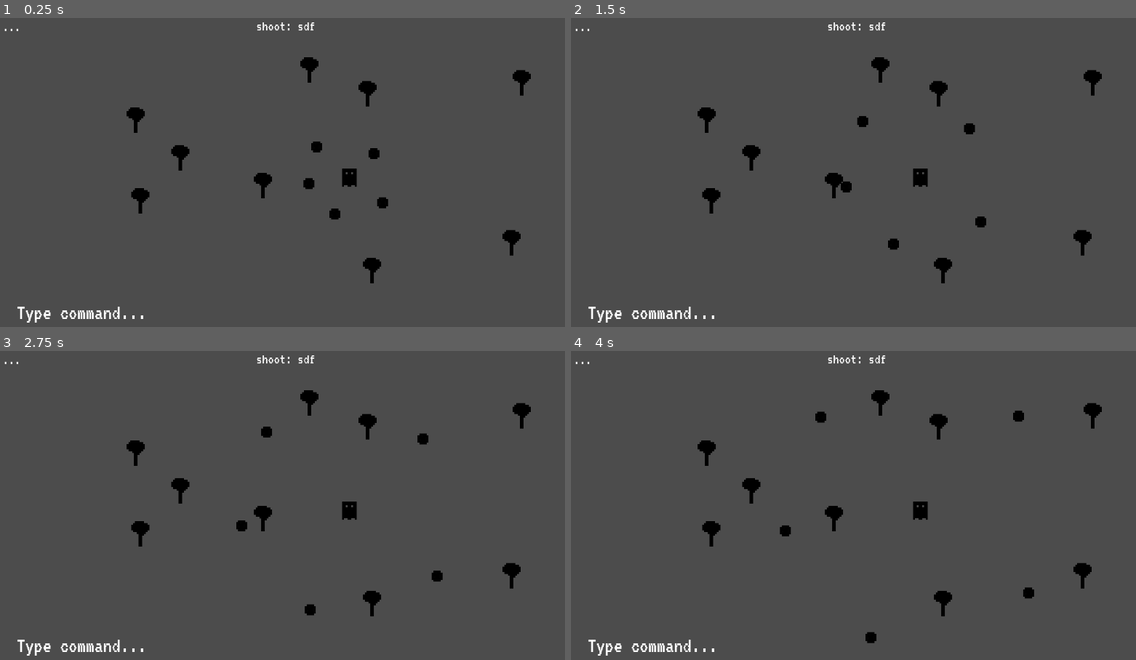
Above: before the commit, frames 1-4 (two rows, left to right).
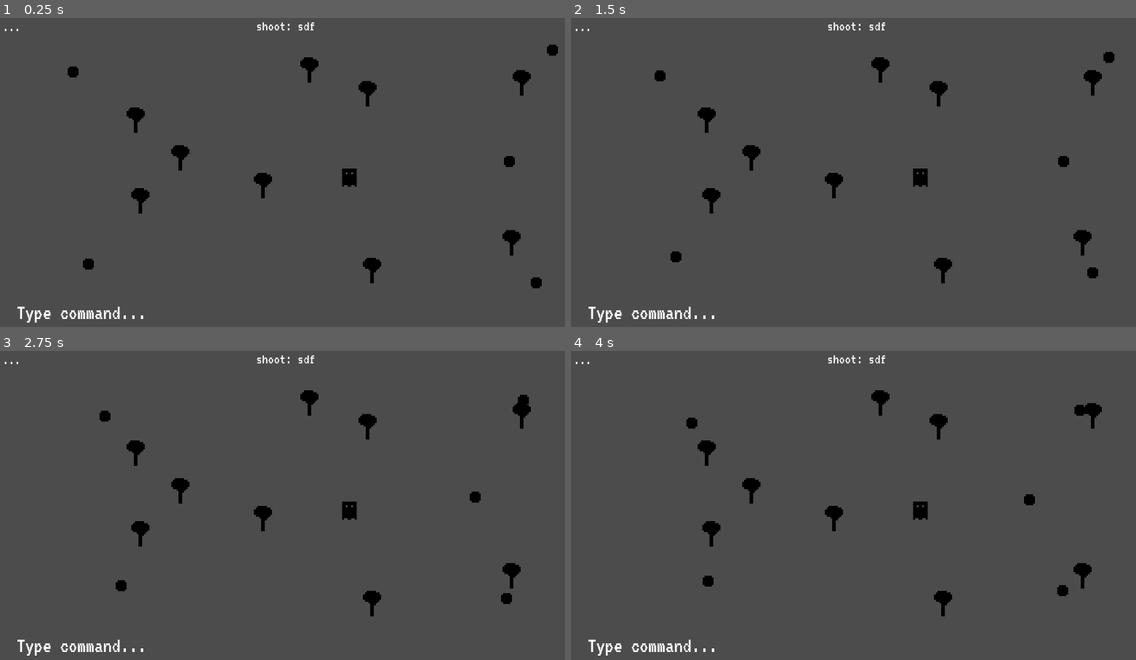
Above: after the commit, the same moments.

Repository: Anudin/LD41
Game: Godot game, scene res://Main.tscn
The game is run twice, just before and just after one commit, with the same random seed, the same clock (stepped at 60 frames per second) and the same inputs.
Inputs:
- Up to frame 1 (0.25 s): no input
- Up to frame 2 (1.5 s): tap Enter at 0.5, 0.6 s; tap Space at 0.77 s; tap Backspace at 1.35 s
- Up to frame 3 (2.75 s): tap Space at 1.52 s; tap Delete at 2.1 s
- Up to frame 4 (4 s): tap Enter at 2.85 s; tap Space at 3.02, 3.77 s; tap Backspace at 3.6 s

The runs differ from the first frame. In frame 1, 0.6% of the frame differs, in the area x 11-99%, y 8-88%; in frame 2, 0.6%, in the area x 14-97%, y 11-85%; in frame 3, 0.6%; in frame 4, 0.6%.

Commit message:
Refactor AI behaviour + add attack

Diff:
--- a/AI/AI.gd
+++ b/AI/AI.gd
@@ -7,33 +7,13 @@
 # TODO: dodge walls
 # TODO (maybe): relaxed state + random walk.
 
-onready var Player = $"/root/Main/Player"
-
-var last_position = Vector2(0,0)
-var speed = 60
-
 func _ready():
 	# Called every time the node is added to the scene.
 	# Initialization here
 	pass
 
 func _process(delta):
-	var angle_to_player = rad2deg(get_angle_to(Player.position))
-	var attraction_modifier = -1
-
-	if position.distance_to(Player.position) > 300:
-		attraction_modifier = 1
-
-	position += (Player.position - position).normalized() * speed * delta * attraction_modifier
-
-#	if angle_to_player >= -45 and angle_to_player <= 45:
-#		position.x -= speed * delta * attraction_modifier
-#	if angle_to_player >= 135 or angle_to_player <= -135:
-#		position.x += speed * delta * attraction_modifier
-#	if angle_to_player >= 45 and angle_to_player <= 135:
-#		position.y -= speed * delta * attraction_modifier
-#	if angle_to_player <= -45 and angle_to_player >= -135:
-#		position.y += speed * delta * attraction_modifier
+	pass
 
 func _on_screen_collision():
 	pass
--- a/AI/AI.tscn
+++ b/AI/AI.tscn
@@ -1,8 +1,9 @@
-[gd_scene load_steps=6 format=2]
+[gd_scene load_steps=7 format=2]
 
 [ext_resource path="res://AI/ai.png" type="Texture" id=1]
 [ext_resource path="res://AI/AI.gd" type="Script" id=2]
 [ext_resource path="res://Components/RestrictToScreen.tscn" type="PackedScene" id=3]
+[ext_resource path="res://AI/AttackPlayer.tscn" type="PackedScene" id=4]
 
 [sub_resource type="RectangleShape2D" id=1]
 
@@ -39,8 +40,11 @@
 
 extend = Vector2( 12, 12 )
 
-[node name="Area2D" type="Area2D" parent="." index="1"]
+[node name="AttackPlayer" parent="." index="1" instance=ExtResource( 4 )]
 
+[node name="Area2D" type="Area2D" parent="." index="2"]
+
+editor/display_folded = true
 input_pickable = true
 gravity_vec = Vector2( 0, 1 )
 gravity = 98.0
@@ -53,7 +57,7 @@
 
 shape = SubResource( 1 )
 
-[node name="AnimationPlayer" type="AnimationPlayer" parent="." index="2"]
+[node name="AnimationPlayer" type="AnimationPlayer" parent="." index="3"]
 
 root_node = NodePath("..")
 autoplay = "wobble"
--- /dev/null
+++ b/AI/AttackPlayer.gd
@@ -0,0 +1,17 @@
+extends Node
+
+onready var Parent = get_parent()
+onready var Player = $"/root/Main/Player"
+
+var last_position = Vector2(0,0)
+var speed = 30
+
+func _ready():
+	# Called every time the node is added to the scene.
+	# Initialization here
+	pass
+
+func _process(delta):
+	var angle_to_player = rad2deg(Parent.get_angle_to(Player.position))
+
+	Parent.position += (Player.position - Parent.position).normalized() * speed * delta
--- /dev/null
+++ b/AI/AttackPlayer.tscn
@@ -0,0 +1,7 @@
+[gd_scene load_steps=2 format=2]
+
+[ext_resource path="res://AI/AttackPlayer.gd" type="Script" id=1]
+
+[node name="AttackPlayer" type="Node" index="0"]
+
+script = ExtResource( 1 )
--- /dev/null
+++ b/AI/FollowPlayer.gd
@@ -0,0 +1,30 @@
+extends Node
+
+onready var Parent = get_parent()
+onready var Player = $"/root/Main/Player"
+
+var last_position = Vector2(0,0)
+var speed = 60
+
+func _ready():
+	# Called every time the node is added to the scene.
+	# Initialization here
+	pass
+
+func _process(delta):
+	var angle_to_player = rad2deg(Parent.get_angle_to(Player.position))
+	var attraction_modifier = -1
+
+	if Parent.position.distance_to(Player.position) > 300:
+		attraction_modifier = 1
+
+	Parent.position += (Player.position - Parent.position).normalized() * speed * delta * attraction_modifier
+
+	#	if angle_to_player >= -45 and angle_to_player <= 45:
+	#		position.x -= speed * delta * attraction_modifier
+	#	if angle_to_player >= 135 or angle_to_player <= -135:
+	#		position.x += speed * delta * attraction_modifier
+	#	if angle_to_player >= 45 and angle_to_player <= 135:
+	#		position.y -= speed * delta * attraction_modifier
+	#	if angle_to_player <= -45 and angle_to_player >= -135:
+	#		position.y += speed * delta * attraction_modifier
--- /dev/null
+++ b/AI/FollowPlayer.tscn
@@ -0,0 +1,7 @@
+[gd_scene load_steps=2 format=2]
+
+[ext_resource path="res://AI/FollowPlayer.gd" type="Script" id=1]
+
+[node name="FollowPlayer" type="Node" index="0"]
+
+script = ExtResource( 1 )
--- a/Main.tscn
+++ b/Main.tscn
@@ -15,7 +15,7 @@
 font_data = ExtResource( 2 )
 _sections_unfolded = [ "Font", "Settings" ]
 
-[node name="Main" type="Node2D" index="0"]
+[node name="Main" type="Node2D"]
 
 script = ExtResource( 1 )
 __meta__ = {
@@ -134,27 +134,25 @@
 
 [node name="AI" type="Node2D" parent="." index="2"]
 
-editor/display_folded = true
-
 [node name="AI" parent="AI" index="0" instance=ExtResource( 5 )]
 
-position = Vector2( 753.633, 424.23 )
+position = Vector2( 1139.51, 321.731 )
 
 [node name="AI2" parent="AI" index="1" instance=ExtResource( 5 )]
 
-position = Vector2( 706.332, 368.568 )
+position = Vector2( 1197.73, 593.162 )
 
 [node name="AI3" parent="AI" index="2" instance=ExtResource( 5 )]
 
-position = Vector2( 822.994, 316.018 )
+position = Vector2( 1232.99, 73.336 )
 
 [node name="AI4" parent="AI" index="3" instance=ExtResource( 5 )]
 
-position = Vector2( 841.395, 404.418 )
+position = Vector2( 199.267, 550.63 )
 
 [node name="AI5" parent="AI" index="4" instance=ExtResource( 5 )]
 
-position = Vector2( 718.621, 300.061 )
+position = Vector2( 165.427, 122.195 )
 
 [node name="Player" parent="." index="3" instance=ExtResource( 6 )]
 
--- a/Player/Player.gd
+++ b/Player/Player.gd
@@ -3,6 +3,7 @@
 var Bullet = preload("res://Player/Bullet.tscn")
 
 var direction = Vector2(0,0)
+var last_direction = Vector2(0,1)
 var speed = 60
 
 func _ready():
@@ -18,8 +19,15 @@
 	movement(command)
 
 	if command == "shoot":
+		var bullet_direction
+
+		if direction != Vector2(0,0):
+			bullet_direction = direction
+		else:
+			bullet_direction = last_direction
+
 		var bullet = Bullet.instance()
-		bullet.setup(direction)
+		bullet.setup(bullet_direction)
 		bullet.position = position
 		$"/root/Main".add_child(bullet)
 
@@ -53,7 +61,9 @@
 		else:
 			direction.x = 1
 	elif command == "stop":
+		last_direction = direction
 		direction = Vector2(0,0)
 
 func _on_screen_collision():
+	last_direction = direction
 	direction = Vector2(0,0)
